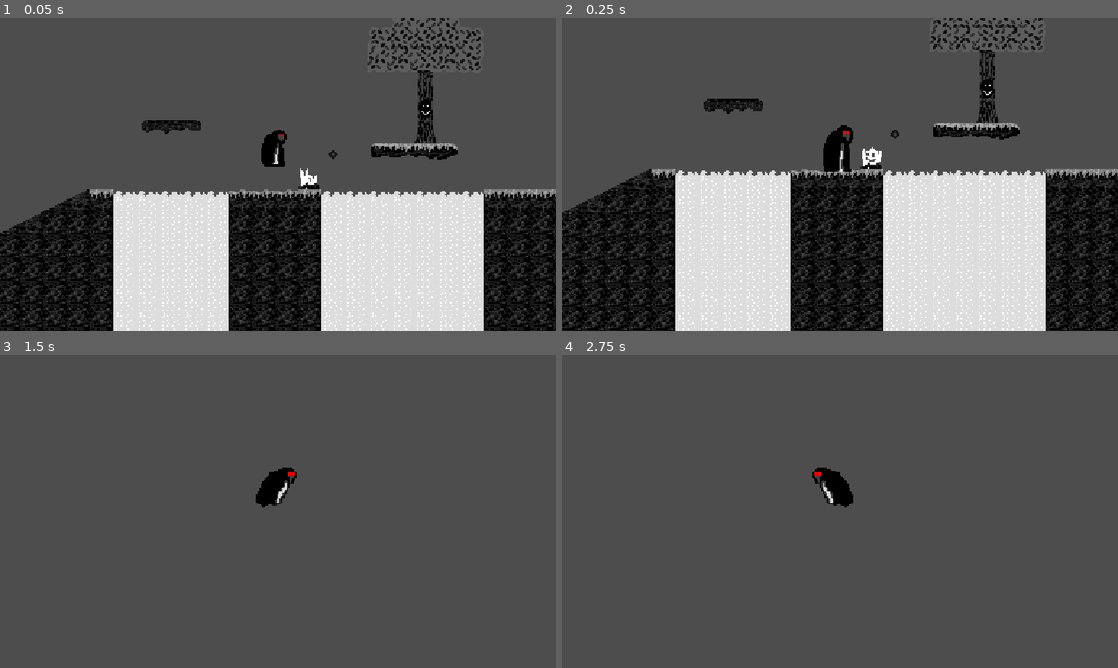
Above: before the commit, frames 1-4 (two rows, left to right).
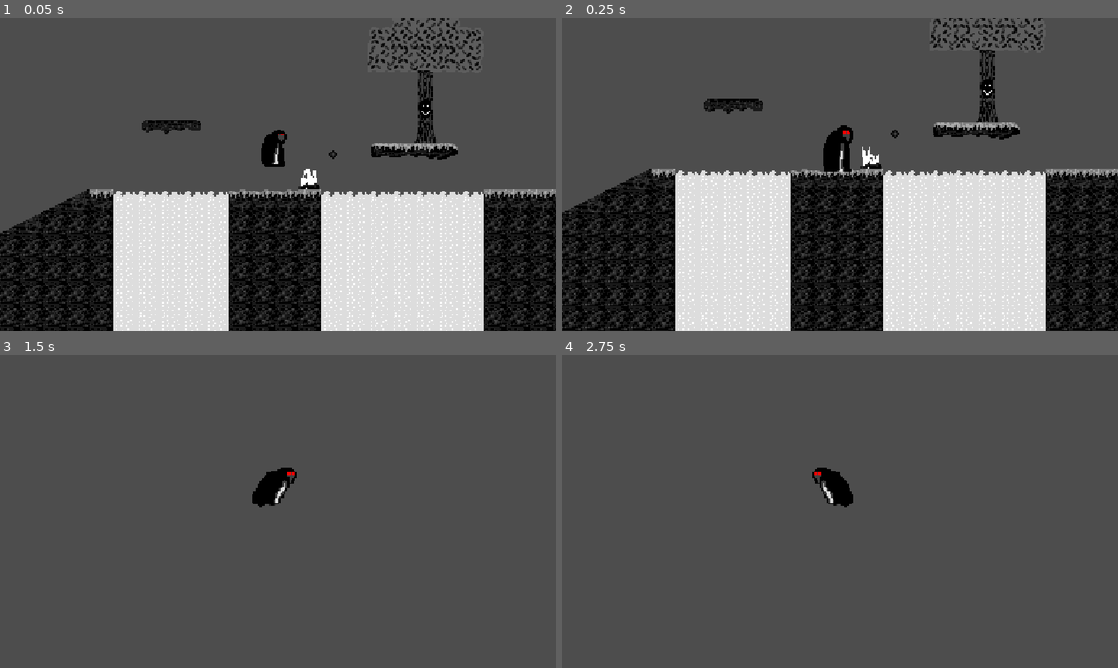
Above: after the commit, the same moments.

Repository: Joasvandeloo/Godot-horror
Game: Godot game, scene res://level_1.tscn
The game is run twice, just before and just after one commit, with the same random seed, the same clock (stepped at 60 frames per second) and the same inputs.
Inputs:
- Up to frame 1 (0.05 s): no input
- Up to frame 2 (0.25 s): no input
- Up to frame 3 (1.5 s): hold Right (RIGHT) from 0.53 s (still down); tap Space (JUMP) at 0.77 s
- Up to frame 4 (2.75 s): tap Space (JUMP) at 1.52 s; tap Enter at 2 s; release Right (RIGHT) at 2.03 s; hold Left (LEFT) from 2.03 s (still down)

The runs differ from the first frame. In frame 1, less than 0.1% of the frame differs, in the area x 54-57%, y 48-55%; in frame 2, 1.9%, in the area x 0-100%, y 0-97%; in frame 3, 0.2%; in frame 4, nothing differs.

Commit message:
started hazzard detection

Diff:
--- a/horror-game/PlayerController.gd
+++ b/horror-game/PlayerController.gd
@@ -4,7 +4,7 @@
 const SPEED = 250.0
 const JUMP_VELOCITY = -300.0
 @onready var anim: AnimatedSprite2D = $AnimatedSprite2D
-
+@onready var area2D: Area2D = $Area2D
 
 func _physics_process(delta: float) -> void:
 	# Add the gravity.
--- a/horror-game/level_1.tscn
+++ b/horror-game/level_1.tscn
@@ -1015,7 +1015,10 @@
 }]
 
 [sub_resource type="RectangleShape2D" id="RectangleShape2D_7cqwe"]
-size = Vector2(16, 26.25)
+size = Vector2(19, 21.5625)
+
+[sub_resource type="RectangleShape2D" id="RectangleShape2D_fwi2s"]
+size = Vector2(14, 22)
 
 [node name="Level1" type="Node2D" unique_id=783443556]
 
@@ -1026,6 +1029,7 @@
 
 [node name="CharacterBody2D" type="CharacterBody2D" parent="." unique_id=18172660]
 position = Vector2(-3, -18)
+collision_layer = 3
 script = ExtResource("2_hn12h")
 
 [node name="AnimatedSprite2D" type="AnimatedSprite2D" parent="CharacterBody2D" unique_id=1737657283]
@@ -1033,10 +1037,16 @@
 animation = &"StopRun"
 
 [node name="CollisionShape2D" type="CollisionShape2D" parent="CharacterBody2D" unique_id=1914748549]
-position = Vector2(2, 3)
+position = Vector2(-3, 5.21875)
 shape = SubResource("RectangleShape2D_7cqwe")
 
 [node name="Camera2D" type="Camera2D" parent="CharacterBody2D" unique_id=985500158]
 position = Vector2(3, 18)
 scale = Vector2(3.95126, -0.50961125)
 zoom = Vector2(3, 3)
+
+[node name="Area2D" type="Area2D" parent="CharacterBody2D" unique_id=828333960]
+
+[node name="CollisionShape2D" type="CollisionShape2D" parent="CharacterBody2D/Area2D" unique_id=824846160]
+position = Vector2(-1, 5)
+shape = SubResource("RectangleShape2D_fwi2s")
